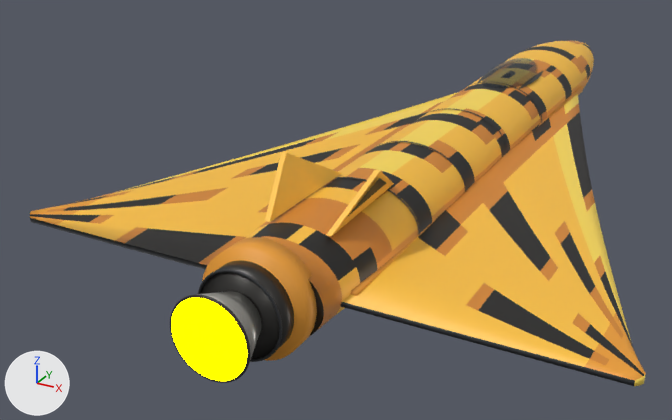
Before and after pictures for a commit that changed the glTF model ThoriumGap_JS/models/Ship_TigerWing_3.glb.
Before and after are seen from a camera (50 mm lens) standing at (3.05, -8.19, 3.02) and looking at (-0.96, -0.9, -0.62). The lights are fixed; the arrows at lower left show +X, +Y and +Z. The picture after the commit comes second. Where no turn or scale is listed for an object, it has been applied to the vertices.

The first picture shows 'AftCollar_IntegratedSingleEngineBand', 'CanopyGlass_LowInsetDome', 'EngineBell_Center_BroadBurnishedNozzle', 'EngineBlock_AftDarkSingleEngineHousing', 'EngineEmitter', 'EngineLip_Center_DarkWideRim', 'Fuselage_OrganicEllipsoidTaperedBody_BakedPaint', 'TailFin_Left_CantedStabilizer', 'TailFin_Right_CantedStabilizer', 'Wing_Left_LongDeltaAerofoil_BakedPaint', 'Wing_Right_LongDeltaAerofoil_BakedPaint' and 9 more.
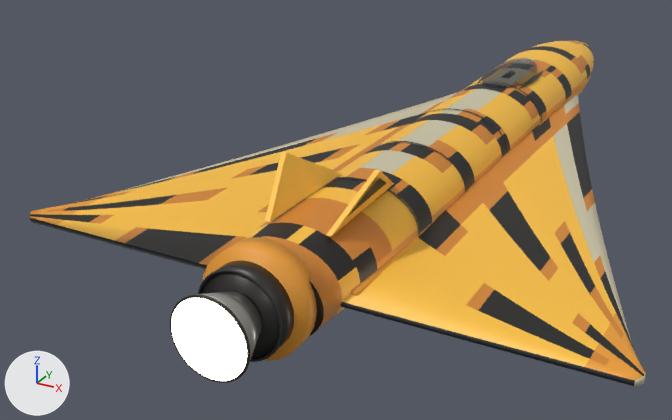
What changed in the scene script:
```text
Change mat_engineglow:
    mat_engineglow.emission_color: (1.0, 1.0, 0.0) -> (0.62, 0.57, 0.4)  # yellow #ffff00 -> beige #cec7aa
Change mat_ship_tigerclasslongwing_knifenoselongwing_deep_root_boldsparse_seed355836_paint_trim_tigergolden:
    mat_ship_tigerclasslongwing_knifenoselongwing_deep_root_boldsparse_seed355836_paint_trim_tigergolden.base_color: (1.0, 0.72, 0.1) -> (0.62, 0.57, 0.4)  # yellow #ffdd59 -> beige #cec7aa
```

Pixel boxes (x1, y1, x2, y2) of what changed, in the pictures (672 x 420 px):
'Wing_Right_LongDeltaAerofoil_BakedPaint', recoloured
    both: (551, 94, 646, 386)
'Fuselage_OrganicEllipsoidTaperedBody_BakedPaint', recoloured
    both: (358, 56, 574, 177)
'Wing_Left_LongDeltaAerofoil_BakedPaint', recoloured
    both: (126, 92, 458, 192)
'EngineEmitter', recoloured (yellow to beige)
    both: (171, 298, 247, 381)
